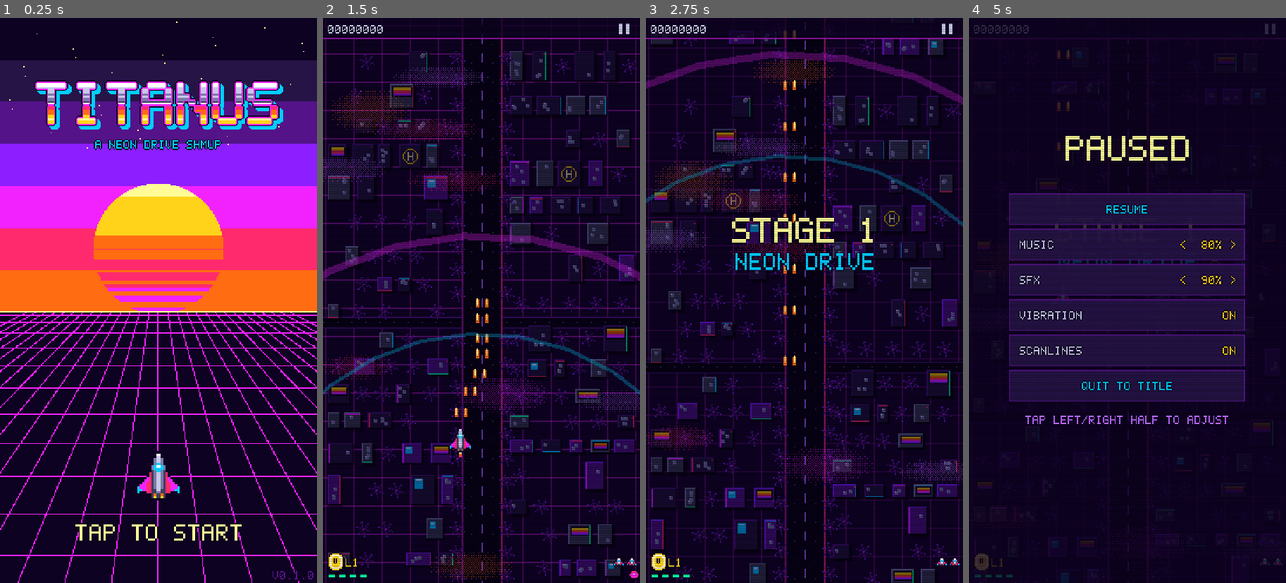
Above: before the commit, frames 1-4 (left to right).
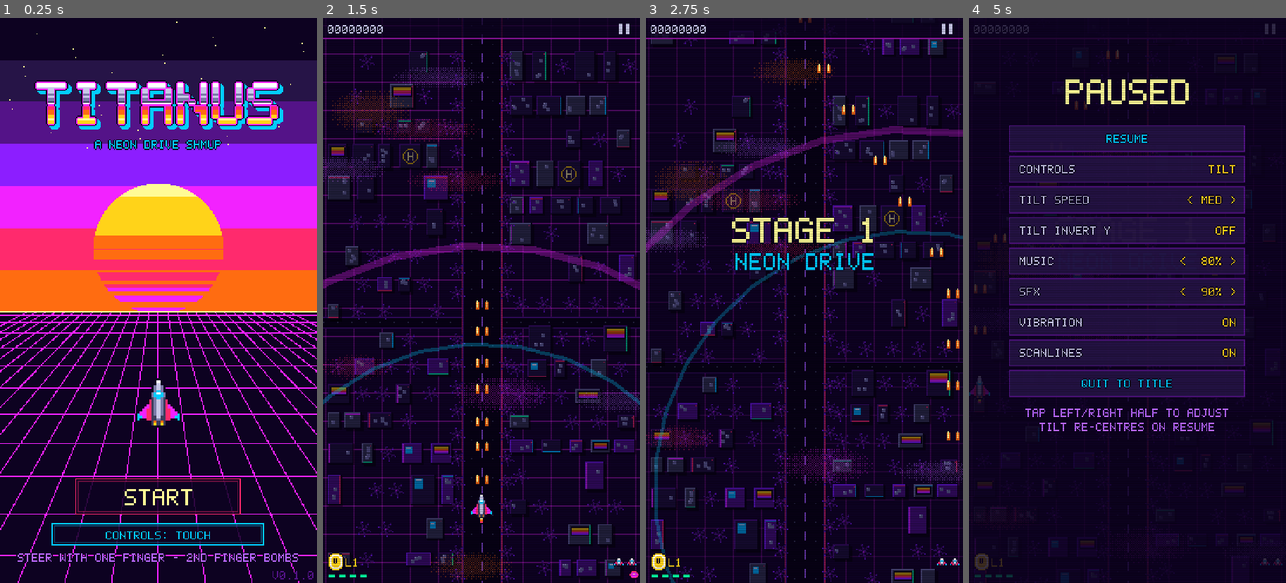
Above: after the commit, the same moments.

Repository: kvsm/Titanus
Game: Godot game, scene res://scenes/main.tscn
Two runs of this game, one before a commit and one after it. Both use one fixed random seed, a clock stepped at 60 frames per second and the inputs below.
Inputs (mouse positions are in pixels of both pictures, inside the frame that each line leads up to):
- Up to frame 1 (0.25 s): no input
- Up to frame 2 (1.5 s): tap Enter at 0.5, 0.6 s; move the mouse to (551, 272) at 0.52 s; hold Right (ui_right) 0.53-1.25 s; click (551, 272) at 0.67 s; tap Space at 0.77, 1.07 s; tap Keypad Enter at 0.8 s; drag from (418, 328) to (465, 413) at 1.27 s
- Up to frame 3 (2.75 s): move the mouse to (836, 176) at 2.02 s; hold Right (ui_right) from 2.03 s (still down); tap C at 2.1 s; tap Space at 2.3 s
- Up to frame 4 (5 s): release Right (ui_right) at 2.75 s; drag from (1111, 413) to (1032, 215) at 2.77 s; move the mouse to (1222, 385) at 3.52 s; hold Left (ui_left) 3.53-4.25 s; tap Enter at 3.6 s; tap Space at 3.77, 4.07 s; tap Keypad Enter at 3.8 s; tap Escape at 4.15 s; drag from (1032, 215) to (1079, 159) at 4.27 s

The runs differ from the first frame. In frame 1, 3.4% of the frame differs, in the area x 5-94%, y 63-97%; in frame 2, 4.7%; in frame 3, 4.9%; in frame 4, 18%, in the area x 0-88%, y 5-74%.

Commit message:
Start game from a START button; add tilt control scheme
- Title screen: START button (fires on release inside the button) and a
  CONTROLS toggle (touch / tilt); stray taps no longer start the game
- Tilt steering: marble-style, proportional speed with deadzone, capped at
  max speed, low-pass filtered, neutral pose captured at level start and on
  resume; any tap bombs in tilt mode
- Pause menu: controls scheme, tilt sensitivity (low/med/high), invert Y
- Android accelerometer + gravity sensors enabled
- Arrow keys / WASD steer on desktop; ship flies in at level start
- CI smoke test also plays the level through the tilt/drive path

Co-Authored-By: Claude Opus 5.5 <noreply@anthropic.com>
Claude-Session: https://claude.ai/code/session_01VchyedFgWeWBASymXN7iVQ

Diff:
--- a/project.godot
+++ b/project.godot
@@ -35,6 +35,8 @@
 [input_devices]
 
 pointing/emulate_touch_from_mouse=true
+sensors/enable_accelerometer=true
+sensors/enable_gravity=true
 
 [rendering]
 
--- a/scripts/autoload/save_data.gd
+++ b/scripts/autoload/save_data.gd
@@ -7,6 +7,9 @@
 var sfx_vol := 0.9
 var vibration := true
 var scanlines := true
+var control_scheme := "touch" # "touch" or "tilt"
+var tilt_sensitivity := 1 # 0 low, 1 medium, 2 high
+var tilt_invert_y := false
 var levels_cleared := 0
 var best := {}
 
@@ -22,6 +25,9 @@
 		sfx_vol = cfg.get_value("settings", "sfx_vol", sfx_vol)
 		vibration = cfg.get_value("settings", "vibration", vibration)
 		scanlines = cfg.get_value("settings", "scanlines", scanlines)
+		control_scheme = cfg.get_value("settings", "control_scheme", control_scheme)
+		tilt_sensitivity = cfg.get_value("settings", "tilt_sensitivity", tilt_sensitivity)
+		tilt_invert_y = cfg.get_value("settings", "tilt_invert_y", tilt_invert_y)
 		levels_cleared = cfg.get_value("progress", "levels_cleared", levels_cleared)
 		best = cfg.get_value("progress", "best", best)
 
@@ -32,6 +38,9 @@
 	cfg.set_value("settings", "sfx_vol", sfx_vol)
 	cfg.set_value("settings", "vibration", vibration)
 	cfg.set_value("settings", "scanlines", scanlines)
+	cfg.set_value("settings", "control_scheme", control_scheme)
+	cfg.set_value("settings", "tilt_sensitivity", tilt_sensitivity)
+	cfg.set_value("settings", "tilt_invert_y", tilt_invert_y)
 	cfg.set_value("progress", "levels_cleared", levels_cleared)
 	cfg.set_value("progress", "best", best)
 	cfg.save(PATH)
--- a/scripts/core/tun.gd
+++ b/scripts/core/tun.gd
@@ -11,6 +11,11 @@
 const PLAYER_MIN_Y := 24.0
 const PLAYER_MARGIN_X := 9.0
 const PLAYER_HITBOX_R := 2.0
+
+# --- tilt controls
+const TILT_DEADZONE := 2.5 # degrees from the neutral pose that are ignored
+const TILT_FULL_ANGLE: Array[float] = [26.0, 18.0, 12.0] # degrees for full speed (LOW / MED / HIGH sensitivity)
+const TILT_SMOOTHING := 14.0 # low-pass filter rate; higher = snappier but jittery
 
 # --- shield + lives (§4.1)
 const SHIELD_MAX := 4
--- a/scripts/game/game.gd
+++ b/scripts/game/game.gd
@@ -11,6 +11,8 @@
 var level_index := 1
 var autotest := false
 var autotest_weapon := "" # forces this weapon during autotest
+var control_scheme := "touch" # "touch" (follow the finger) or "tilt"
+var tilt := TiltInput.new()
 
 var bg: Background
 var ground_layer: Node2D
@@ -64,7 +66,7 @@
 	player = Player.new()
 	player.game = self
 	player.position = Vector2(Tun.SCREEN.x / 2.0, Tun.SCREEN.y + 20)
-	player.set_target(Vector2(Tun.SCREEN.x / 2.0, 400))
+	player.fly_in()
 	add_child(player)
 	bullets = BulletManager.new()
 	bullets.game = self
@@ -86,6 +88,8 @@
 	var scan := Scanlines.new()
 	ui.add_child(scan)
 
+	_apply_control_scheme()
+
 	runner = LevelRunner.new()
 	runner.game = self
 	runner.load_level("res://levels/level%d.json" % level_index)
@@ -107,6 +111,7 @@
 		_freeze -= dt
 		return
 	time += dt
+	_update_drive(dt)
 	runner.update(dt)
 	scroll_speed = move_toward(scroll_speed, target_scroll, 20.0 * dt)
 	bg.scroll(scroll_speed * dt, dt)
@@ -139,6 +144,14 @@
 		if game_over or level_done:
 			if not t.pressed:
 				_on_end_tap()
+			return
+		if control_scheme == "tilt":
+			# tilt steers, so every tap is free: pause button, otherwise bomb
+			if t.pressed:
+				if PAUSE_RECT.has_point(t.position):
+					open_pause()
+				else:
+					player.request_bomb()
 			return
 		if t.pressed:
 			if _steer_index == -1:
@@ -196,6 +209,35 @@
 func _on_resume() -> void:
 	paused = false
 	Audio.set_music_paused(false)
+	_apply_control_scheme() # the scheme may have changed in the menu; also re-centres tilt
+
+
+func _apply_control_scheme() -> void:
+	control_scheme = Save.control_scheme
+	_steer_index = -1
+	player.release_target()
+	player.use_drive = control_scheme == "tilt"
+	player.drive = Vector2.ZERO
+	if control_scheme == "tilt":
+		tilt.calibrate() # wherever the phone is held now becomes "neutral"
+
+
+## Tilt steering plus arrow keys / WASD (desktop testing) feed the player's drive vector.
+func _update_drive(dt: float) -> void:
+	if autotest:
+		return # the autopilot steers
+	var keys := Vector2(
+		Input.get_axis(&"ui_left", &"ui_right") + float(Input.is_key_pressed(KEY_D)) - float(Input.is_key_pressed(KEY_A)),
+		Input.get_axis(&"ui_up", &"ui_down") + float(Input.is_key_pressed(KEY_S)) - float(Input.is_key_pressed(KEY_W)))
+	if control_scheme == "tilt":
+		player.drive = tilt.read(dt) + keys
+	elif keys != Vector2.ZERO:
+		player.release_target()
+		player.use_drive = true
+		player.drive = keys
+	elif player.use_drive:
+		player.use_drive = false
+		player.drive = Vector2.ZERO
 
 
 # ------------------------------------------------------------------ world queries
@@ -419,6 +461,9 @@
 	for it in pickups.items:
 		if it.pos.y > 200:
 			goal = it.pos
-	player.set_target(goal)
+	if control_scheme == "tilt":
+		player.drive = ((goal - player.position) / 24.0).limit_length(1.0)
+	else:
+		player.set_target(goal)
 	if autotest_weapon != "":
 		player.weapon = autotest_weapon
--- a/scripts/game/player.gd
+++ b/scripts/game/player.gd
@@ -7,6 +7,9 @@
 
 var target := Vector2.ZERO
 var has_target := false
+## Tilt / keyboard steering: when use_drive is set the ship moves at drive * MAX_SPEED.
+var use_drive := false
+var drive := Vector2.ZERO
 
 var weapon := "vulcan"
 var level := 1
@@ -39,6 +42,11 @@
 
 func release_target() -> void:
 	has_target = false
+
+
+## Level start: fly up onto the screen before control is handed over.
+func fly_in() -> void:
+	_control_lock = 0.8
 
 
 func request_bomb() -> void:
@@ -81,6 +89,11 @@
 		# respawn fly-in
 		_control_lock -= dt
 		position = position.move_toward(Vector2(position.x, 400), Tun.MAX_SPEED * 0.6 * dt)
+		return
+	if use_drive:
+		position += drive.limit_length(1.0) * Tun.MAX_SPEED * dt
+		position.x = clampf(position.x, Tun.PLAYER_MARGIN_X, Tun.SCREEN.x - Tun.PLAYER_MARGIN_X)
+		position.y = clampf(position.y, Tun.PLAYER_MIN_Y, Tun.SCREEN.y - 10)
 		return
 	if not has_target:
 		return
--- /dev/null
+++ b/scripts/game/tilt_input.gd
@@ -0,0 +1,65 @@
+class_name TiltInput
+extends RefCounted
+## Tilt steering ("marble" style): lower the right edge to move right, tip the top of the
+## phone away from you to move up. Angles are measured relative to a neutral pose captured
+## by calibrate(), and map to a drive vector in -1..1 (fraction of the ship's max speed).
+##
+## Godot reports gravity in screen-oriented device axes: x to the right, y up, z out of the
+## screen. A phone held upright reads roughly (0, -9.8, 0); lying flat face-up, (0, 0, -9.8).
+
+var _g := Vector3.ZERO # low-pass filtered gravity
+var _base_roll := 0.0
+var _base_pitch := 0.0
+var _calibrated := false
+
+
+static func sensor() -> Vector3:
+	var g := Input.get_gravity()
+	if g.length_squared() < 1.0:
+		g = Input.get_accelerometer()
+	return g
+
+
+func available() -> bool:
+	return sensor().length_squared() > 1.0
+
+
+func calibrate() -> void:
+	_g = sensor()
+	if _g.length_squared() < 1.0:
+		return
+	_base_roll = _roll(_g)
+	_base_pitch = _pitch(_g)
+	_calibrated = true
+
+
+func read(dt: float) -> Vector2:
+	var raw := sensor()
+	if raw.length_squared() < 1.0:
+		return Vector2.ZERO
+	if not _calibrated:
+		calibrate()
+	_g = _g.lerp(raw, 1.0 - exp(-Tun.TILT_SMOOTHING * dt))
+	var roll := rad_to_deg(_roll(_g) - _base_roll)
+	var pitch := rad_to_deg(angle_difference(_base_pitch, _pitch(_g)))
+	var full: float = Tun.TILT_FULL_ANGLE[clampi(Save.tilt_sensitivity, 0, 2)]
+	var x := _shape(roll, full)
+	var y := -_shape(pitch, full) # top tipped away (pitch up) moves the ship up the screen
+	if Save.tilt_invert_y:
+		y = -y
+	return Vector2(x, y)
+
+
+static func _shape(angle_deg: float, full: float) -> float:
+	var a := absf(angle_deg)
+	if a <= Tun.TILT_DEADZONE:
+		return 0.0
+	return signf(angle_deg) * clampf((a - Tun.TILT_DEADZONE) / (full - Tun.TILT_DEADZONE), 0.0, 1.0)
+
+
+static func _roll(g: Vector3) -> float:
+	return asin(clampf(g.x / g.length(), -1.0, 1.0))
+
+
+static func _pitch(g: Vector3) -> float:
+	return atan2(-g.z, -g.y)
--- a/scripts/main.gd
+++ b/scripts/main.gd
@@ -2,6 +2,7 @@
 ## Screen flow (§10.3): Title -> Level -> Results -> Title.
 ## Command-line user args (after `--`):
 ##   --autotest        start Level 1 immediately with an invulnerable autopilot, quit when it ends
+##   --controls=tilt   with --autotest: steer through the tilt/drive path instead of touch
 ##   --weapon=<name>   with --autotest: play the whole level with vulcan, laser or wave
 ##   --shots=<dir>     with --autotest: save screenshots at fixed times into <dir>
 ##   --screen=results  open the results screen with sample stats (dev preview)
@@ -21,6 +22,8 @@
 	for a in OS.get_cmdline_user_args():
 		if a == "--autotest":
 			_autotest = true
+		elif a == "--controls=tilt":
+			Save.control_scheme = "tilt"
 		elif a.begins_with("--weapon="):
 			_weapon = a.substr(9)
 		elif a.begins_with("--shots="):
--- a/scripts/ui/pause_menu.gd
+++ b/scripts/ui/pause_menu.gd
@@ -5,9 +5,10 @@
 signal resumed
 signal quit
 
-const ROW_H := 30.0
-const TOP := 150.0
-const ROWS := ["resume", "music", "sfx", "vibration", "scanlines", "quit"]
+const ROW_H := 26.0
+const TOP := 92.0
+const ROWS := ["resume", "controls", "tilt_sens", "tilt_invert", "music", "sfx", "vibration", "scanlines", "quit"]
+const SENS_NAMES := ["LOW", "MED", "HIGH"]
 
 
 func open() -> void:
@@ -38,6 +39,12 @@
 			"resume":
 				resume()
 				return
+			"controls":
+				Save.control_scheme = "tilt" if Save.control_scheme == "touch" else "touch"
+			"tilt_sens":
+				Save.tilt_sensitivity = clampi(Save.tilt_sensitivity + (1 if right_half else -1), 0, 2)
+			"tilt_invert":
+				Save.tilt_invert_y = not Save.tilt_invert_y
 			"music":
 				Save.music_vol = _step(Save.music_vol, right_half)
 				Audio.apply_volumes()
@@ -64,7 +71,7 @@
 
 func _draw() -> void:
 	draw_rect(Rect2(Vector2.ZERO, Tun.SCREEN), Color(Tun.C_MIDNIGHT, 0.8))
-	PixelFont.draw(self, "PAUSED", Vector2(Tun.SCREEN.x / 2.0, 100), Tun.C_PALE, 3, PixelFont.CENTER)
+	PixelFont.draw(self, "PAUSED", Vector2(Tun.SCREEN.x / 2.0, 52), Tun.C_PALE, 3, PixelFont.CENTER)
 	for i in ROWS.size():
 		var r := _row_rect(i)
 		draw_rect(r, Color(Tun.C_DEEP, 0.9))
@@ -73,6 +80,15 @@
 		var value := ""
 		match ROWS[i]:
 			"resume": label = "RESUME"
+			"controls":
+				label = "CONTROLS"
+				value = Save.control_scheme.to_upper()
+			"tilt_sens":
+				label = "TILT SPEED"
+				value = "< %s >" % SENS_NAMES[Save.tilt_sensitivity]
+			"tilt_invert":
+				label = "TILT INVERT Y"
+				value = "ON" if Save.tilt_invert_y else "OFF"
 			"music":
 				label = "MUSIC"
 				value = "< %3d%% >" % roundi(Save.music_vol * 100)
@@ -92,4 +108,7 @@
 		else:
 			PixelFont.draw(self, label, Vector2(r.position.x + 8, y), Tun.C_CHROME_L)
 			PixelFont.draw(self, value, Vector2(r.end.x - 8, y), Tun.C_YELLOW, 1, PixelFont.RIGHT)
-	PixelFont.draw(self, "TAP LEFT/RIGHT HALF TO ADJUST", Vector2(Tun.SCREEN.x / 2.0, TOP + ROWS.size() * ROW_H + 8), Tun.C_LAVENDER, 1, PixelFont.CENTER)
+	var hint_y := TOP + ROWS.size() * ROW_H + 6
+	PixelFont.draw(self, "TAP LEFT/RIGHT HALF TO ADJUST", Vector2(Tun.SCREEN.x / 2.0, hint_y), Tun.C_LAVENDER, 1, PixelFont.CENTER)
+	if Save.control_scheme == "tilt":
+		PixelFont.draw(self, "TILT RE-CENTRES ON RESUME", Vector2(Tun.SCREEN.x / 2.0, hint_y + 12), Tun.C_LAVENDER, 1, PixelFont.CENTER)
--- a/scripts/ui/title_screen.gd
+++ b/scripts/ui/title_screen.gd
@@ -1,6 +1,7 @@
 class_name TitleScreen
 extends Node2D
-## Title (§10.3): striped sun over an outrun grid, chrome logo, tap to start.
+## Title (§10.3): striped sun over an outrun grid, chrome logo, START button and
+## a CONTROLS toggle (touch / tilt). Buttons fire on release inside the same button.
 
 signal start_pressed
 
@@ -11,6 +12,10 @@
 var _leaving := -1.0
 
 const HORIZON := 250.0
+const START_RECT := Rect2(65, 392, 140, 30)
+const CONTROLS_RECT := Rect2(45, 430, 180, 18)
+
+var _pressed := "" # button currently held down
 
 
 func _ready() -> void:
@@ -31,11 +36,42 @@
 
 
 func _unhandled_input(event: InputEvent) -> void:
-	var tapped: bool = (event is InputEventScreenTouch and not event.pressed) \
-		or (event is InputEventKey and event.pressed and not event.echo)
-	if tapped and _t > 0.4 and _leaving == -1.0:
-		_leaving = 0.0
-		Audio.play("powerup")
+	if _leaving != -1.0 or _t < 0.3:
+		return
+	if event is InputEventScreenTouch:
+		var t := event as InputEventScreenTouch
+		var hit := _button_at(t.position)
+		if t.pressed:
+			_pressed = hit
+		else:
+			if hit != "" and hit == _pressed:
+				_activate(hit)
+			_pressed = ""
+	elif event is InputEventKey and event.pressed and not event.echo:
+		match (event as InputEventKey).keycode:
+			KEY_ENTER, KEY_KP_ENTER, KEY_SPACE:
+				_activate("start")
+			KEY_C:
+				_activate("controls")
+
+
+func _button_at(p: Vector2) -> String:
+	if START_RECT.grow(4).has_point(p):
+		return "start"
+	if CONTROLS_RECT.grow(4).has_point(p):
+		return "controls"
+	return ""
+
+
+func _activate(button: String) -> void:
+	match button:
+		"start":
+			_leaving = 0.0
+			Audio.play("powerup")
+		"controls":
+			Save.control_scheme = "tilt" if Save.control_scheme == "touch" else "touch"
+			Save.save_data()
+			Audio.play("menu")
 
 
 func on_back() -> void:
@@ -75,13 +111,28 @@
 	draw_texture(_logo, Vector2((w - _logo.get_width()) / 2.0, 52 + bob))
 	PixelFont.draw(self, "A NEON DRIVE SHMUP", Vector2(w / 2.0, 104), Tun.C_CYAN, 1, PixelFont.CENTER)
 	# ship flying over the grid
-	var ship_y := 380.0 - (_leaving * 900.0 if _leaving > 0.0 else 0.0)
+	var ship_y := 318.0 - (_leaving * 900.0 if _leaving > 0.0 else 0.0)
 	draw_set_transform(Vector2(w / 2.0, ship_y), 0.0, Vector2(2, 2))
 	draw_texture(_ship, Vector2(-11, -6))
 	draw_set_transform(Vector2.ZERO)
-	if int(_t * 2.0) % 2 == 0 or _leaving >= 0.0:
-		PixelFont.draw(self, "TAP TO START", Vector2(w / 2.0, 430), Tun.C_PALE, 2, PixelFont.CENTER)
+	# START button (pulses; flashes while launching)
+	var held := _pressed == "start" or _leaving >= 0.0
+	var glow := 0.5 + 0.5 * sin(_t * 4.0)
+	_draw_button(START_RECT, held, Color(Tun.C_PINK, 0.6 + 0.4 * glow))
+	PixelFont.draw(self, "START", Vector2(w / 2.0, START_RECT.position.y + 8), Tun.C_WHITE if held else Tun.C_PALE, 2, PixelFont.CENTER)
+	# CONTROLS toggle
+	_draw_button(CONTROLS_RECT, _pressed == "controls", Tun.C_CYAN)
+	PixelFont.draw(self, "CONTROLS: " + Save.control_scheme.to_upper(), Vector2(w / 2.0, CONTROLS_RECT.position.y + 6), Tun.C_CYAN, 1, PixelFont.CENTER)
+	var hint := "STEER WITH ONE FINGER - 2ND FINGER BOMBS" if Save.control_scheme == "touch" \
+		else "TILT TO STEER - TAP TO BOMB"
+	PixelFont.draw(self, hint, Vector2(w / 2.0, 455), Tun.C_LAVENDER, 1, PixelFont.CENTER)
 	var best := Save.best_score(1)
 	if best > 0:
-		PixelFont.draw(self, "BEST %08d" % best, Vector2(w / 2.0, 456), Tun.C_YELLOW, 1, PixelFont.CENTER)
+		PixelFont.draw(self, "BEST %08d" % best, Vector2(w / 2.0, 372), Tun.C_YELLOW, 1, PixelFont.CENTER)
 	PixelFont.draw(self, "V" + str(ProjectSettings.get_setting("application/config/version")), Vector2(w - 3, h - 10), Tun.C_GRID, 1, PixelFont.RIGHT)
+
+
+func _draw_button(r: Rect2, held: bool, border: Color) -> void:
+	draw_rect(r, Tun.C_GRID if held else Color(Tun.C_MIDNIGHT, 0.85))
+	draw_rect(r, border, false, 1.0)
+	draw_rect(r.grow(-2), Color(border, 0.35), false, 1.0)
Not shown, added: scripts/game/tilt_input.gd.uid
Not shown, changed: .github/workflows/android.yml
Not shown, changed: README.md
Not shown, changed: docs/DESIGN.md
